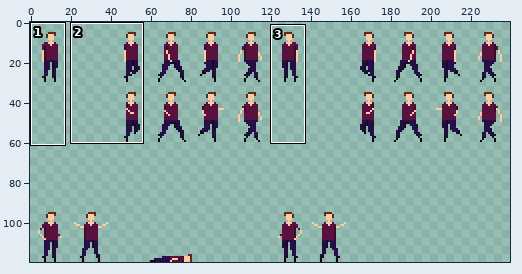
Edited in one commit: sprite sheet (src/sprites/czino.png). The picture above shows the old version from afar; the outline marks the close-up.
Close-up. Before:
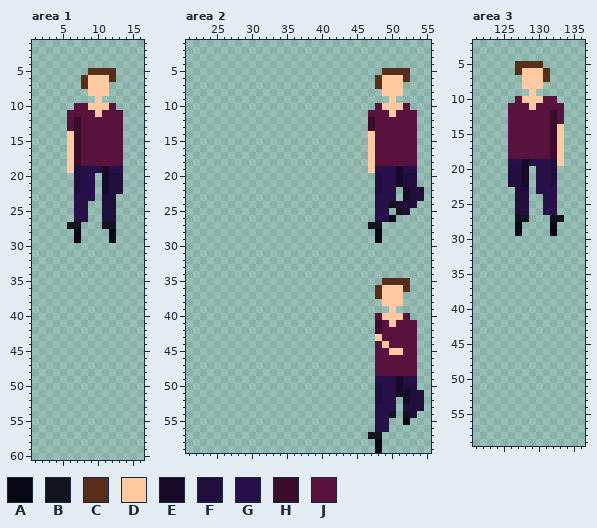
The file is 240x120 pixels. Shown: area 1: x 1..16, y 1..60; area 2: x 21..55, y 1..59; area 3: x 121..136, y 2..59. The commit also changed other parts of the picture, which this record leaves out.
Palette (. is transparent): A #080814  B #13131d  C #572e19  D #ffc9a1  E #160a29  F #200e3d  G #27104a  H #3a0c29  J #59113d
Pixels before, area 1, first column x 6:
 5 ...CCCC.
 6 ..CDDDC.
 7 ..CDDD..
 8 ...DDD..
 9 ....D...
10 .JJDDDJ.
11 JJJJDJJJ
12 JHJJJJJJ
13 JHJJJJJJ
14 DHJJJJJJ
15 DHJJJJJJ
16 DHJJJJJJ
17 DHJJJJJJ
18 DHJJJJJJ
19 DFGGGEGG
20 .FGG.EFF
21 .FGG.EFF
22 .FGG.EFF
23 .GGG.FF.
24 .GG..FF.
25 .GG..FF.
26 .GG..FF.
27 BB...BB.
28 .A....A.
29 .A....A.
Pixels before, area 2, first column x 47:
 5 ..CCCC..
 6 .CDDDC..
 7 .CDDD...
 8 ..DDD...
 9 ...D....
10 .JDDDJ..
11 JJJDJJJ.
12 HJJJJJJ.
13 HJJJJJJ.
14 DJJJJJJ.
15 DJJJJJJ.
16 DJJJJJJ.
17 DJJJJJJ.
18 DJJJJJJ.
19 DGGGEGG.
20 .FGGEFF.
21 .FGGEFF.
22 .FGG.EFF
23 .GGG.EFF
24 .GGBFFF.
25 .GG.BF..
26 .GGA....
27 BB......
28 .A......
29 .A......
30 ........
31 ........
32 ........
33 ........
34 ........
35 ..CCCC..
36 .CDDDC..
37 .CDDD...
38 ..DDD...
39 ...D....
40 .JDDDJ..
41 .HJDJJJ.
42 .HJJJJJ.
43 .DJJJJJ.
44 .JDJJJJ.
45 .JJDDJJ.
46 .JJJJJJ.
47 .JJJJJJ.
48 .JJJJJJ.
49 .GGGEGG.
50 .FGGEFF.
51 .FGGEEFF
52 .FGG.EFF
53 .GGG.FFF
54 .GGB.BF.
55 .GG..A..
56 .GG.....
57 BB......
58 .A......
59 .A......
Pixels before, area 3, first column x 126:
 5 .CCCC...
 6 .CDDDC..
 7 ..DDDC..
 8 ..DDD...
 9 ...D....
10 .JDDDJJ.
11 JJJDJJJJ
12 JJJJJJHJ
13 JJJJJJHJ
14 JJJJJJHD
15 JJJJJJHD
16 JJJJJJHD
17 JJJJJJHD
18 JJJJJJHD
19 GGEGGGFD
20 FFE.GGF.
21 FFE.GGF.
22 FFE.GGF.
23 .FF.GGG.
24 .FF..GG.
25 .FF..GG.
26 .FF..GG.
27 .BB...BB
28 .A....A.
29 .A....A.
Once edited:
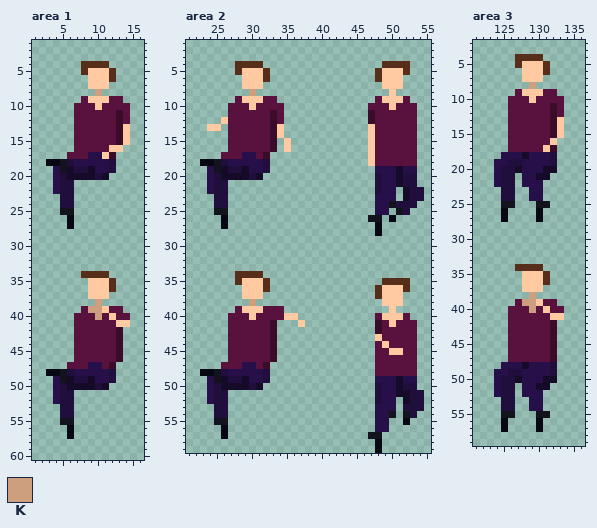
Colours new in this view: K #cd9f7e
Change:
Changed rows in their new state; - is an unchanged pixel.
Area 1:
first column x 3:
 4 -----CCCC---
 5 -----CDDD---
 6 -----.------
 7 -----.------
 8 ------.K.---
 9 -----JD-DJJ-
10 ------J-J-JJ
11 ---.---J--HJ
12 ---.J-----HJ
13 ---.J-----HD
14 ---.J-----HD
15 ---.J-----HD
16 ---.J----DD-
17 ---JJ-GGDH.-
18 AABFGGGGGF.-
19 -GBE-FE-GF.-
20 -GFEEEEF-..-
21 -GFF...-...-
22 -GFF...-...-
23 --FF...-..--
24 --FF..--..--
25 --BB..--..--
26 ---A..--..--
27 ---A.---..--
28 ----.----.--
29 ----.----.--
first column x 3:
34 -----CCCC---
35 ------DDDC--
36 ------DDDC--
37 ------DDD---
38 -------K----
39 -----JKKDJJ-
40 ----JJJKJDJJ
41 ----JJJJJJDD
42 ----JJJJJJH-
43 ----JJJJJJH-
44 ----JJJJJJH-
45 ----JJJJJJH-
46 ----JJJJJJH-
47 ---JJJGGJH--
48 AABFGGGGGF--
49 -GBEFFEGGF--
50 -GFEEEEFE---
51 -GFF--------
52 -GFF--------
53 --FF--------
54 --FF--------
55 --BB--------
56 ---A--------
57 ---A--------
Area 2:
first column x 23:
 4 -----CCCC-----------------CCCC-
 5 -----CDDDC---------------CDDD--
 6 ------DDDC-------------------.-
 7 ------DDD----------------.-----
 8 -------K------------------.-.--
 9 -----JDDDJJ--------------JD-DJ-
10 ----JJJDJJJJ------------J-J-J-J
11 ----JJJJJJHJ------------H--J---
12 ---DJJJJJJHJ-------------------
13 -DD-JJJJJJHD------------D------
14 ----JJJJJJHD-------------------
15 ----JJJJJJH-D------------------
16 ----JJJJJJH-D------------------
17 ---JJJGGJH---------------------
18 AABFGGGGGF---------------------
19 -GBEFFEGGF--------------.------
20 -GFEEEEFE----------------------
21 -GFF---------------------------
22 -GFF---------------------------
23 --FF---------------------------
24 --FF---------------------------
25 --BB---------------------------
26 ---A--------------------BB.----
27 ---A--------------------.A-----
29 -------------------------.-----
first column x 23:
34 -----CCCC------
35 -----CDDDC-----
36 ------DDDC-----
37 ------DDD------
38 -------K-------
39 -----JDDDJJJ---
40 ----JJJDJJJJDD-
41 ----JJJJJJH---D
42 ----JJJJJJH----
43 ----JJJJJJH----
44 ----JJJJJJH----
45 ----JJJJJJH----
46 ----JJJJJJH----
47 ---JJJGGJH-----
48 AABFGGGGGF-----
49 -GBEFFEGGF-----
50 -GFEEEEFE------
51 -GFF-----------
52 -GFF-----------
53 --FF-----------
54 --FF-----------
55 --BB-----------
56 ---A-----------
57 ---A-----------
Area 3:
first column x 124:
 4 ---CCCC---
 5 ----DDDC--
 6 ---.------
 7 -------.--
 8 ----.K.---
 9 ---JD-DJJ-
10 --J-J-J--J
11 -----J--H-
13 ---------D
16 --------D.
17 -------D-.
18 -GGGEGGGF.
19 GGFFG----.
20 GF-EGG-EE-
21 GF-.GGEE.-
22 GF-.GG-..-
23 -FF..G-..-
24 -FF..GG..-
25 -BB..-BB.-
26 -A-..-A..-
27 -A-..-A-..
28 ---.----.-
29 ---.----.-
first column x 124:
34 ---CCCC---
35 ----DDDC--
36 ----DDDC--
37 ----DDD---
38 -----K----
39 ---JKKDJJ-
40 --JJJKJDJJ
41 --JJJJJJDD
42 --JJJJJJH-
43 --JJJJJJH-
44 --JJJJJJH-
45 --JJJJJJH-
46 --JJJJJJH-
47 --JJJJJJH-
48 -GGGEGGGF-
49 GGFFGGGGF-
50 GFFEGGGEE-
51 GFF-GGEE--
52 GFF-GGG---
53 -FF--GG---
54 -FF--GG---
55 -BB---BB--
56 -A----A---
57 -A----A---
